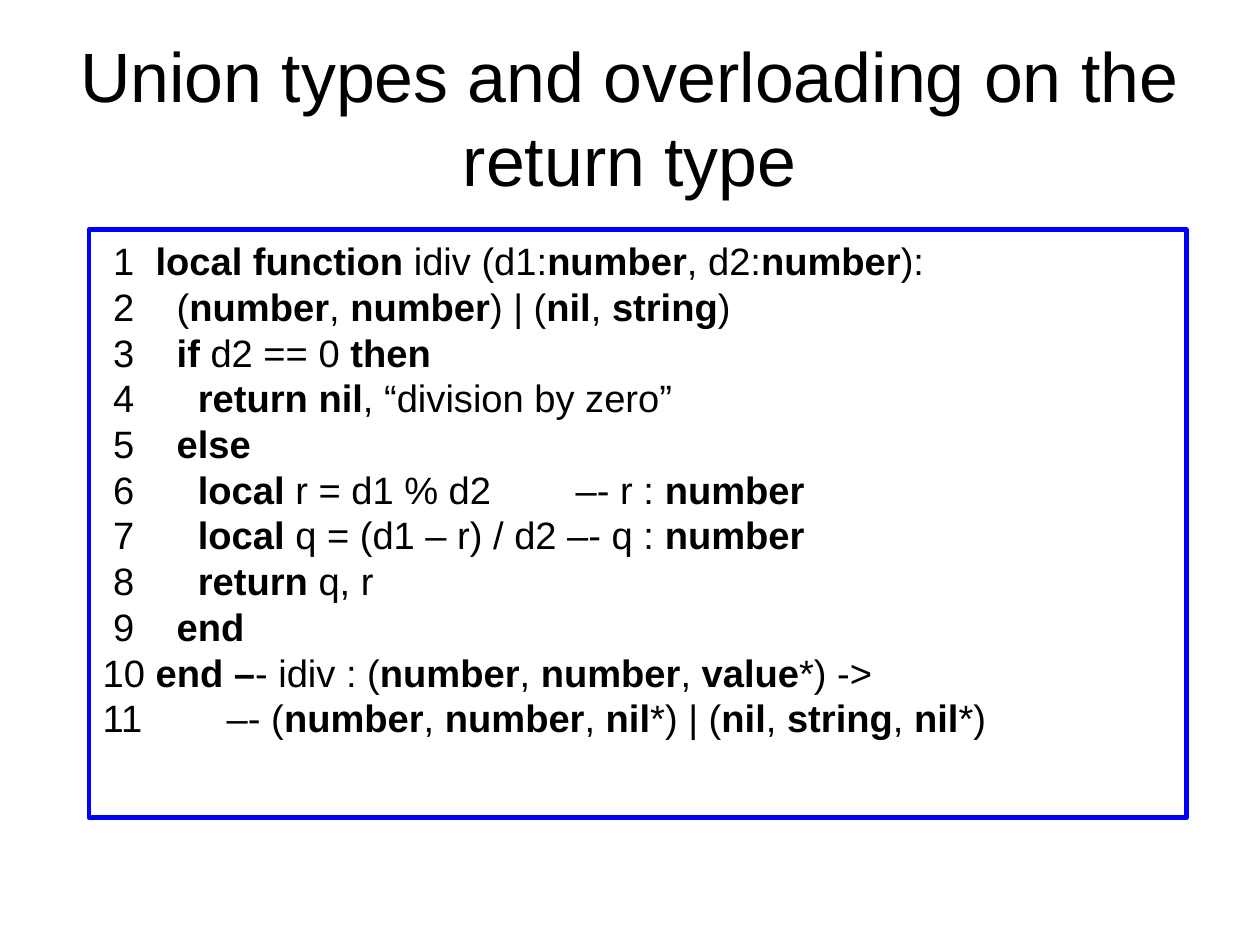
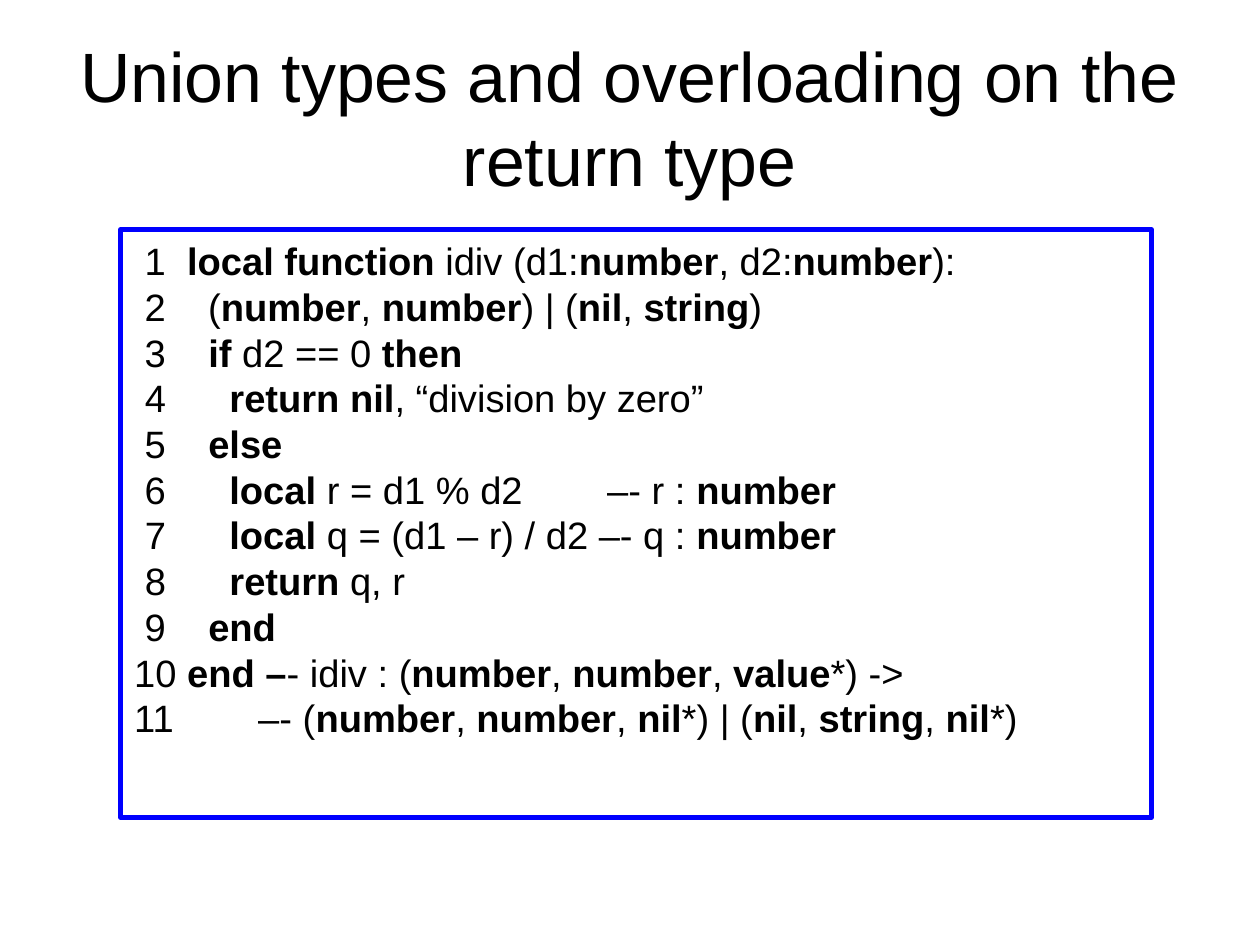
Before and after one commit to andremm/typedlua, a slide deck: slide 15 of doc/slides/dyla2014.odp. Drawn at 1260x945 pixels with LibreOffice and Linux fonts; fonts in the diff are those of the drawing. Boxes give left, top, right and bottom in pixels: in the first picture for what was removed or moved away, otherwise in the second. Text is boxed around its words. In the diff, an @@ line names an element or a change of style, - is before the commit and + after.

```diff
--- a/doc/slides/dyla2014.odp
+++ b/doc/slides/dyla2014.odp
@@ rectangle "1 local function idiv (d1:number, ...": place and size @@
-rectangle "1 local function idiv (d1:number, ..." at box(89, 230, 1187, 819)
+rectangle "1 local function idiv (d1:number, ..." at box(121, 230, 1153, 819)
```
Also in this commit, not shown: 14 other slides changed.
